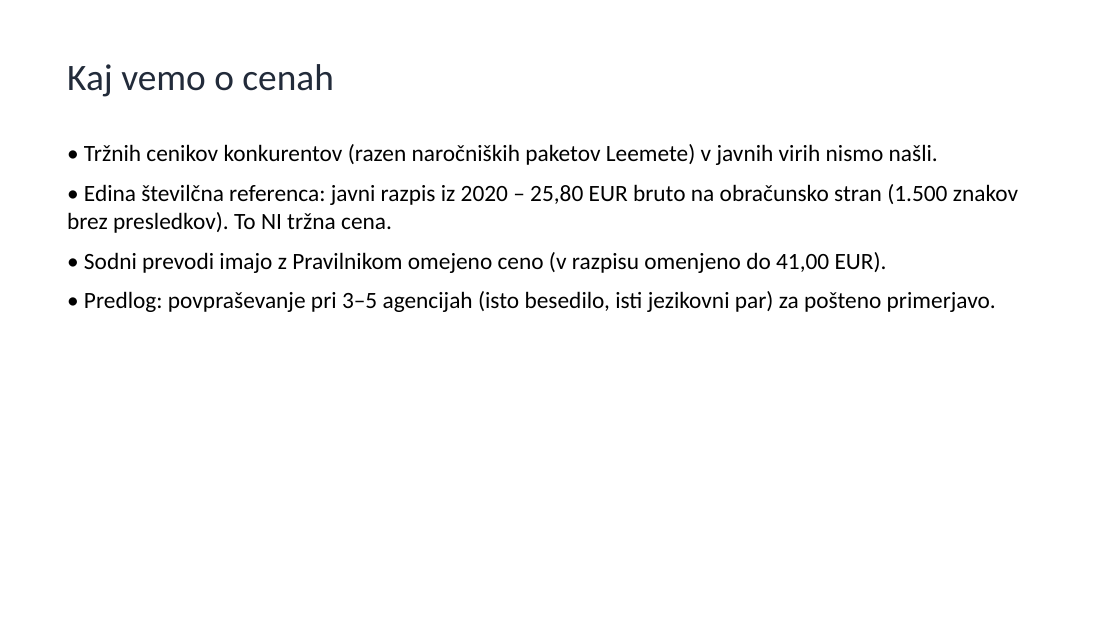
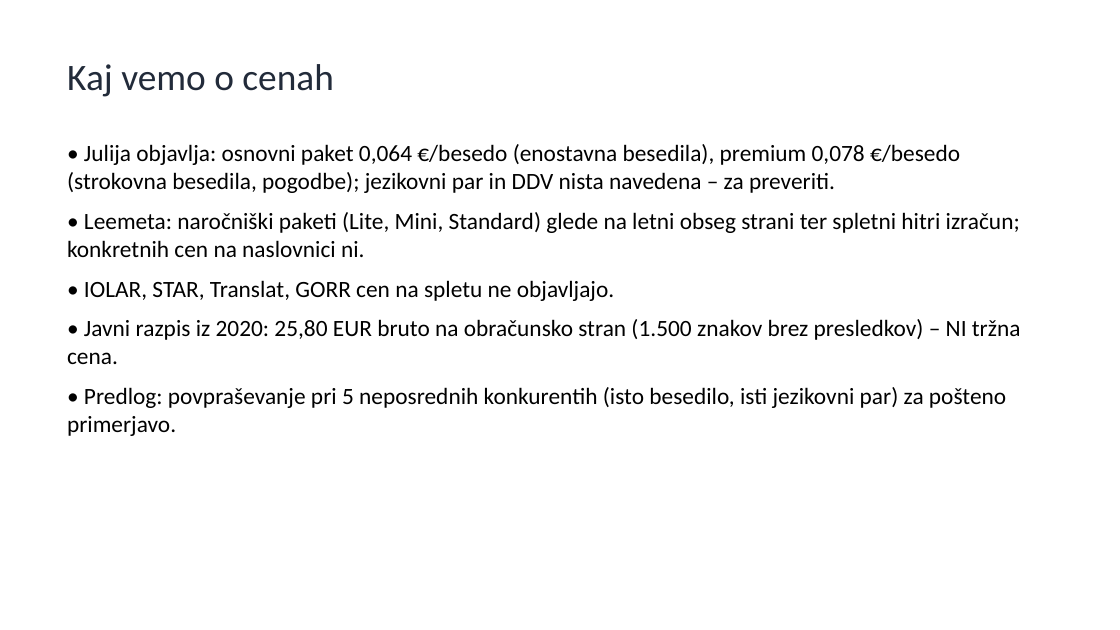
Before and after one commit to matjazambroz/github, a slide deck: slide 11 of analiza/analiza_konkurence_SI.pptx (slide 10 before the commit). Drawn at 1120x630 pixels with LibreOffice and Linux fonts; fonts in the diff are those of the drawing. Boxes give left, top, right and bottom in pixels: in the first picture for what was removed or moved away, otherwise in the second. Text is boxed around its words. In the diff, an @@ line names an element or a change of style, - is before the commit and + after.

```diff
--- a/analiza/analiza_konkurence_SI.pptx
+++ b/analiza/analiza_konkurence_SI.pptx
@@ text at (x1=67, y1=144, x2=1021, y2=436): text changed @@
-• Tržnih cenikov konkurentov (razen naročniških paketov Leemete) v javnih virih nismo našli.
-• Edina številčna referenca: javni razpis iz 2020 – 25,80 EUR bruto na obračunsko stran (1.500 znakov brez presledkov). To NI tržna cena.
-• Sodni prevodi imajo z Pravilnikom omejeno ceno (v razpisu omenjeno do 41,00 EUR).
-• Predlog: povpraševanje pri 3–5 agencijah (isto besedilo, isti jezikovni par) za pošteno primerjavo.
+• Julija objavlja: osnovni paket 0,064 €/besedo (enostavna besedila), premium 0,078 €/besedo (strokovna besedila, pogodbe); jezikovni par in DDV nista navedena – za preveriti.
+• Leemeta: naročniški paketi (Lite, Mini, Standard) glede na letni obseg strani ter spletni hitri izračun; konkretnih cen na naslovnici ni.
+• IOLAR, STAR, Translat, GORR cen na spletu ne objavljajo.
+• Javni razpis iz 2020: 25,80 EUR bruto na obračunsko stran (1.500 znakov brez presledkov) – NI tržna cena.
+• Predlog: povpraševanje pri 5 neposrednih konkurentih (isto besedilo, isti jezikovni par) za pošteno primerjavo.
```
Also in this commit, not shown: 4 other slides changed, 1 slide added, 1 other file.
